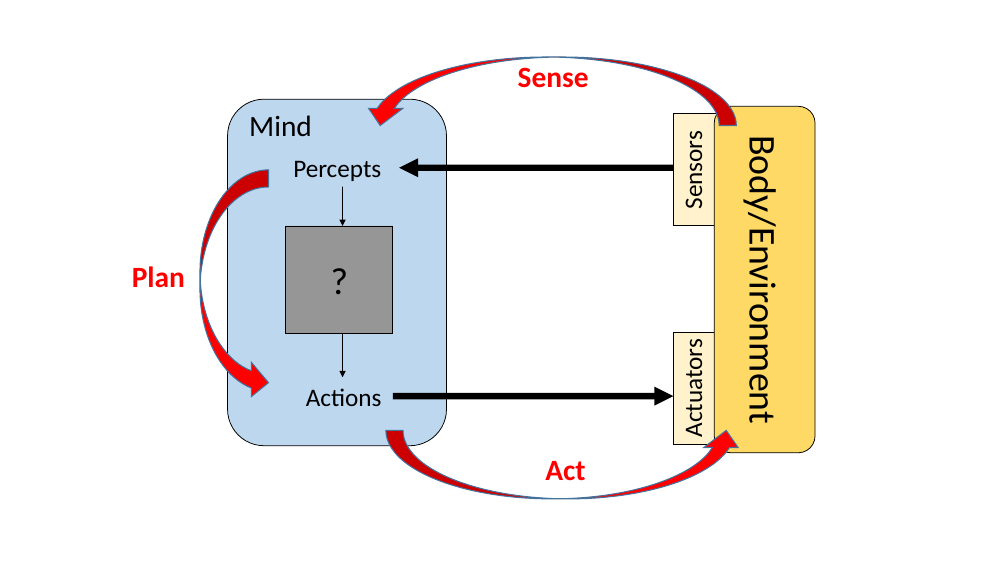
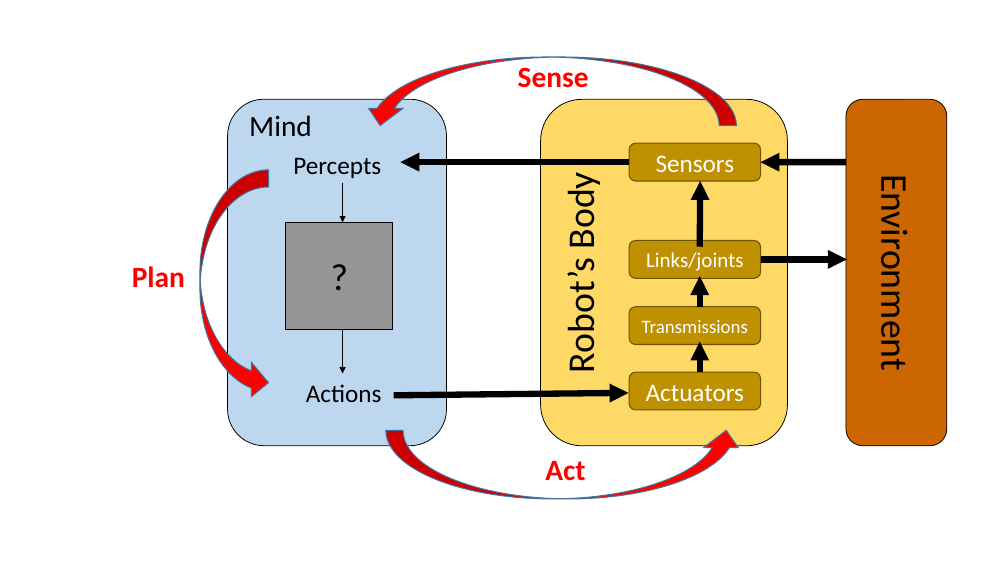
Before and after one commit to krishauser/RoboticSystemsBook, a slide deck: slide 2 of figures/control/Figures.pptx. Drawn at 1008x567 pixels with LibreOffice and Linux fonts; fonts in the diff are those of the drawing. Boxes give left, top, right and bottom in pixels: in the first picture for what was removed or moved away, otherwise in the second. Text is boxed around its words. In the diff, an @@ line names an element or a change of style, - is before the commit and + after.

```diff
--- a/figures/control/Figures.pptx
+++ b/figures/control/Figures.pptx
@@ rounded rectangle added at (540,99,788,446), fill #FFD966, outline #000000 0.75 pt, 36 pt, text #000000 @@
+Robot’s Body
@@ rectangle removed at (674,114,724,226) @@
@@ rounded rectangle "Environment": place and size @@
-rounded rectangle "Environment" at (714,106,815,453)
+rounded rectangle "Environment" at (847,99,947,446)
@@ rounded rectangle "Environment" at (847,99,947,446): fill #FFD966 to #CC6600 @@
@@ rounded rectangle "Sensors" at (629,143,761,181): text colour #000000 to #FFFFFF; alignment left to centre; vertical alignment top to middle; fill none to #BF9000; outline none to #705400 1 pt; rotation 270 to 0 degrees @@
@@ arrow moved from (674, 168) - (399, 168) to (629, 162) - (401, 162) @@
@@ arrow added from (846, 162) to (761, 162), #000000 6 pt @@
@@ arrow added from (700, 247) to (700, 181), #000000 6 pt @@
@@ text in rounded rectangle at (871,194,917,365): text changed @@
-Body/Environment
+Environment
@@ 2 arrows, 1 text, 1 rectangle: place and size @@
-2 arrows, 1 text, 1 rectangle at (286,187,393,406)
+2 arrows, 1 text, 1 rectangle at (286,183,393,402)
@@ rounded rectangle added at (629,240,761,278), fill #BF9000, outline #705400 1 pt, 20 pt, text #FFFFFF @@
+Links/joints
@@ arrow added from (761, 259) to (847, 259), #000000 6 pt @@
@@ arrow added from (700, 307) to (700, 276), #000000 6 pt @@
@@ rounded rectangle added at (629,307,761,345), fill #BF9000, outline #705400 1 pt, 18 pt, text #FFFFFF @@
+Transmissions
@@ rectangle removed at (674,333,724,445) @@
@@ arrow added from (700, 372) to (700, 342), #000000 6 pt @@
@@ rounded rectangle "Actuators" at (629,372,761,410): text colour #000000 to #FFFFFF; alignment left to centre; vertical alignment top to middle; fill none to #BF9000; outline none to #705400 1 pt; rotation 270 to 0 degrees @@
@@ arrow moved from (393, 396) - (674, 396) to (394, 395) - (628, 393) @@
```
Also in this commit, not shown: 1 other slide changed, 1 slide added, 3 other files.
